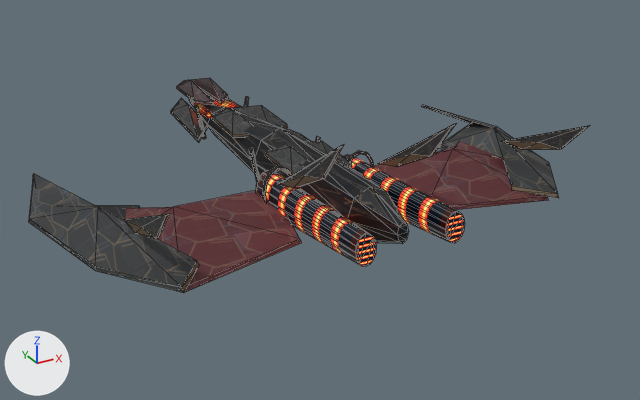
An edit to the glTF model scripts/art/lod-sources/dynasty_courier_far.glb, drawn before and after from the same camera.
The view is the same before and after, from a 50 mm camera at (-1.03, -2.354, 0.879) aimed at (0.076, -0.342, -0.127). Lighting does not change. The marker at lower left points along +X, +Y and +Z. The first picture is the older version. Mesh edges are drawn as thin lines. Vertices at exactly the same position are counted once.

Objects in the first picture: 'dynasty_courier_far_source'.
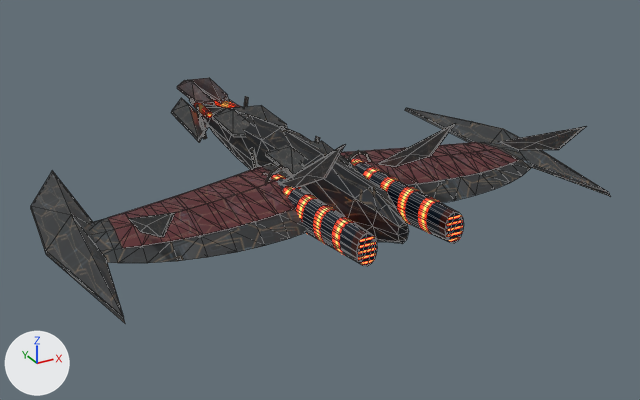
ob_baked_original_rig_frame is not drawn itself; it is the parent of ob_dynasty_courier_far_source.

Edits to the bpy script that builds the scene:
```text
Change me_exposed_mechanical_keel_002:
    used by ob_dynasty_courier_far_source; parent = ob_baked_original_rig_frame; location = (0.0, 0.0, 0.0)
    remove me_exposed_mechanical_keel_002.from_pydata(...)  # 452 vertices, 804 faces; spans x -4.92..4.92, y -4.6..3.41, z -0.28..1.3
    add me_exposed_mechanical_keel_002.from_pydata(...)  # 688 vertices, 1224 faces; spans x -5.02..5.02, y -4.6..3.41, z -0.28..1.3
    me_exposed_mechanical_keel_002 part 1: the loose piece of 17 vertices spanning x 3.0..4.92, y -1.6..2.95, z 0.06..0.38 is rebuilt with 13 vertices and now spans x 4.05..5.02, y -1.7..3.2, z 0.02..0.29
    me_exposed_mechanical_keel_002 part 2: the loose piece of 17 vertices spanning x -4.92..-3.0, y -1.6..2.95, z 0.06..0.38 is rebuilt with 13 vertices and now spans x -5.02..-4.05, y -1.7..3.2, z 0.02..0.29
    me_exposed_mechanical_keel_002 part 3: the loose piece of 15 vertices spanning x 0.65..4.65, y -0.3..2.8, z -0.01..0.27 is rebuilt with 88 vertices and now spans x 0.5..4.78, y -0.2..2.28, z -0.05..0.3
    me_exposed_mechanical_keel_002 part 4: the loose piece of 15 vertices spanning x -4.65..-0.65, y -0.3..2.8, z -0.01..0.27 is rebuilt with 88 vertices and now spans x -4.78..-0.5, y -0.2..2.28, z -0.05..0.3
    me_exposed_mechanical_keel_002 part 5: a new loose piece of 33 vertices spanning x -3.99..-0.75, y 0.23..1.94, z 0.14..0.31, in mat_fleet___shared_pbr_atlas
    me_exposed_mechanical_keel_002 part 6: a new loose piece of 33 vertices spanning x 0.75..3.99, y 0.23..1.94, z 0.14..0.31, in mat_fleet___shared_pbr_atlas
    me_exposed_mechanical_keel_002 part 7
    64 faces are deleted
    32 vertices are added at x -0.53..0.53, y -3.44..2.8, z -0.24..0.53
    128 new faces join them
    me_exposed_mechanical_keel_002 part 8: 64 kept faces spanning x -3.72..3.8, y -4.6..3.2, z -0.05..1.3 get new texture (UV) coordinates
Change ob_baked_original_rig_frame:
    ob_baked_original_rig_frame.location: (-0.000267, -0.306, -0.0395) -> (0.0000134, -0.306, -0.0395)
    ob_baked_original_rig_frame.scale: (0.145, 0.176, 0.216) -> (0.142, 0.176, 0.216)
```

Location of each change, (x1, y1, x2, y2) in pixels of the pictures (640 x 400 px):
'dynasty_courier_far_source', reshaped, moved, rescaled (14% taller)
    before: (29, 78, 590, 293)
    after: (31, 78, 611, 323)
part 1 of me_exposed_mechanical_keel_002, rebuilt (44% narrower, 27% taller)
    before: (29, 174, 199, 293)
    after: (31, 171, 125, 323)
part 2 of me_exposed_mechanical_keel_002, rebuilt (49% wider)
    before: (421, 105, 559, 198)
    after: (405, 108, 611, 197)
part 3 of me_exposed_mechanical_keel_002, rebuilt
    before: (126, 190, 302, 293)
    after: (91, 163, 316, 263)
part 4 of me_exposed_mechanical_keel_002, rebuilt (11% shorter)
    before: (374, 141, 548, 210)
    after: (352, 142, 533, 203)
part 5 of me_exposed_mechanical_keel_002, added (brown)
    after: (340, 142, 518, 185)
part 6 of me_exposed_mechanical_keel_002, added (brown)
    after: (108, 166, 295, 248)
part 7 of me_exposed_mechanical_keel_002, reshaped
    both: (189, 99, 406, 244)
part 8 of me_exposed_mechanical_keel_002, surface changed
    both: (132, 117, 552, 237)
